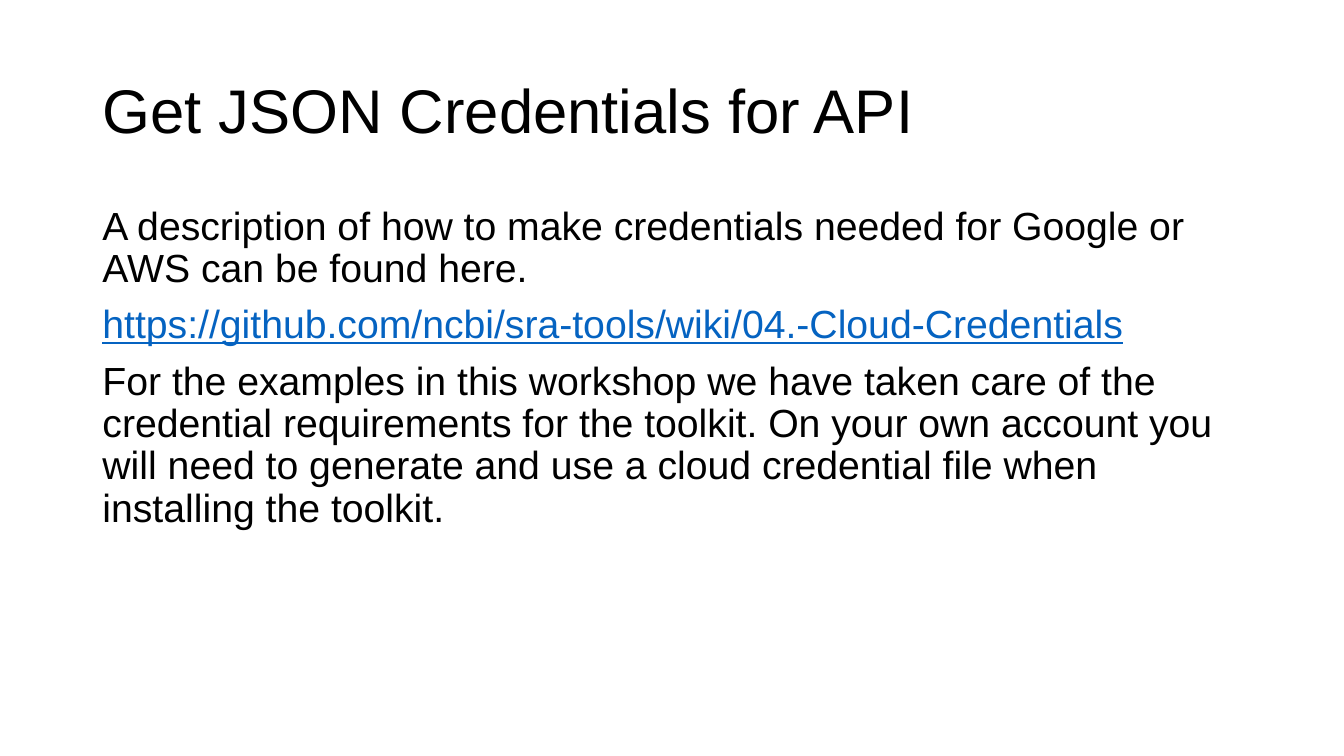
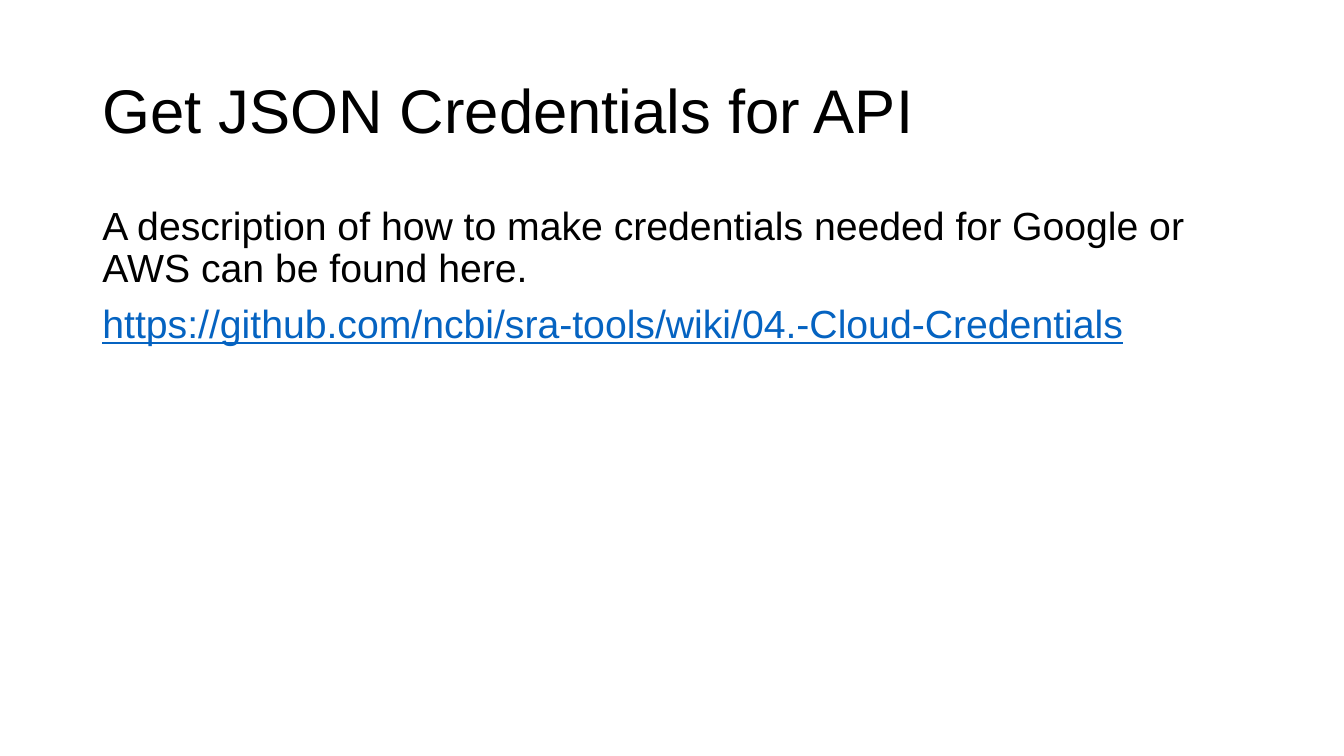
Before and after one commit to ncbi/ASHG-Workshop-2021, a slide deck: slide 13 of ASHG_GCP.pptx (slide 14 before the commit). Drawn at 1344x756 pixels with LibreOffice and Linux fonts; fonts in the diff are those of the drawing; background and template pictures are left out. Boxes give left, top, right and bottom in pixels: in the first picture for what was removed or moved away, otherwise in the second. Text is boxed around its words. In the diff, an @@ line names an element or a change of style, - is before the commit and + after.

```diff
--- a/ASHG_GCP.pptx
+++ b/ASHG_GCP.pptx
@@ text at <box>102,366,1212,530</box>: paragraph removed @@
-For the examples in this workshop we have taken care of the credential requirements for the toolkit. On your own account you will need to generate and use a cloud credential file when installing the toolkit.
```
Also in this commit, not shown: 8 other slides changed, 1 slide removed.
